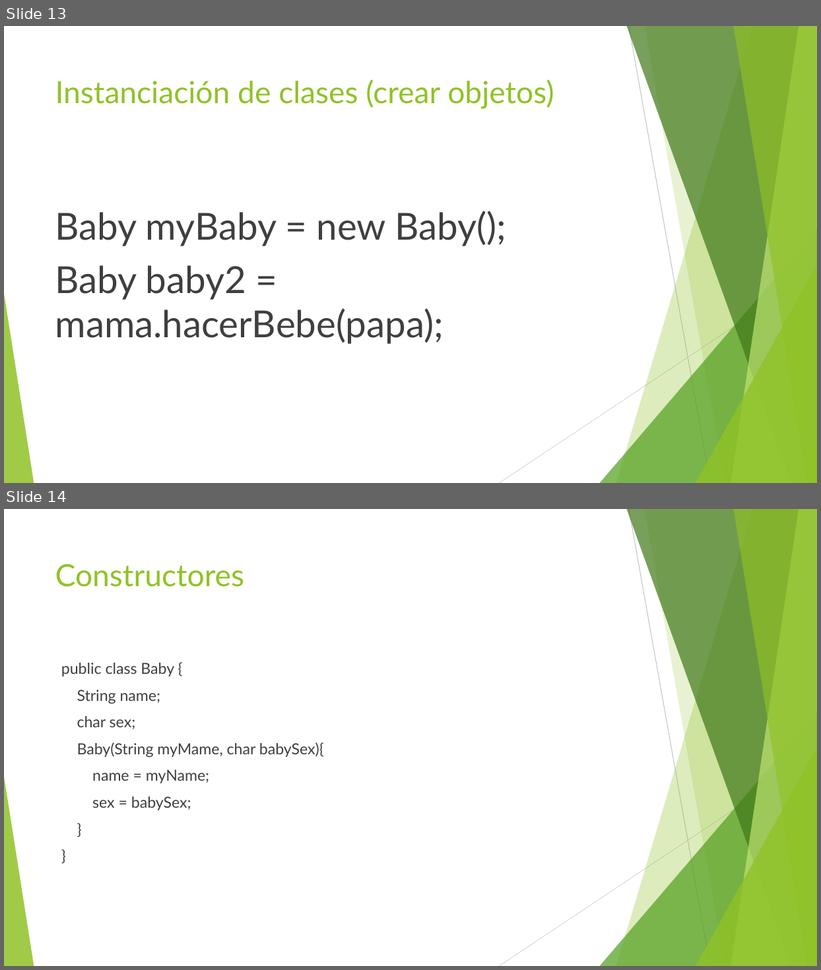
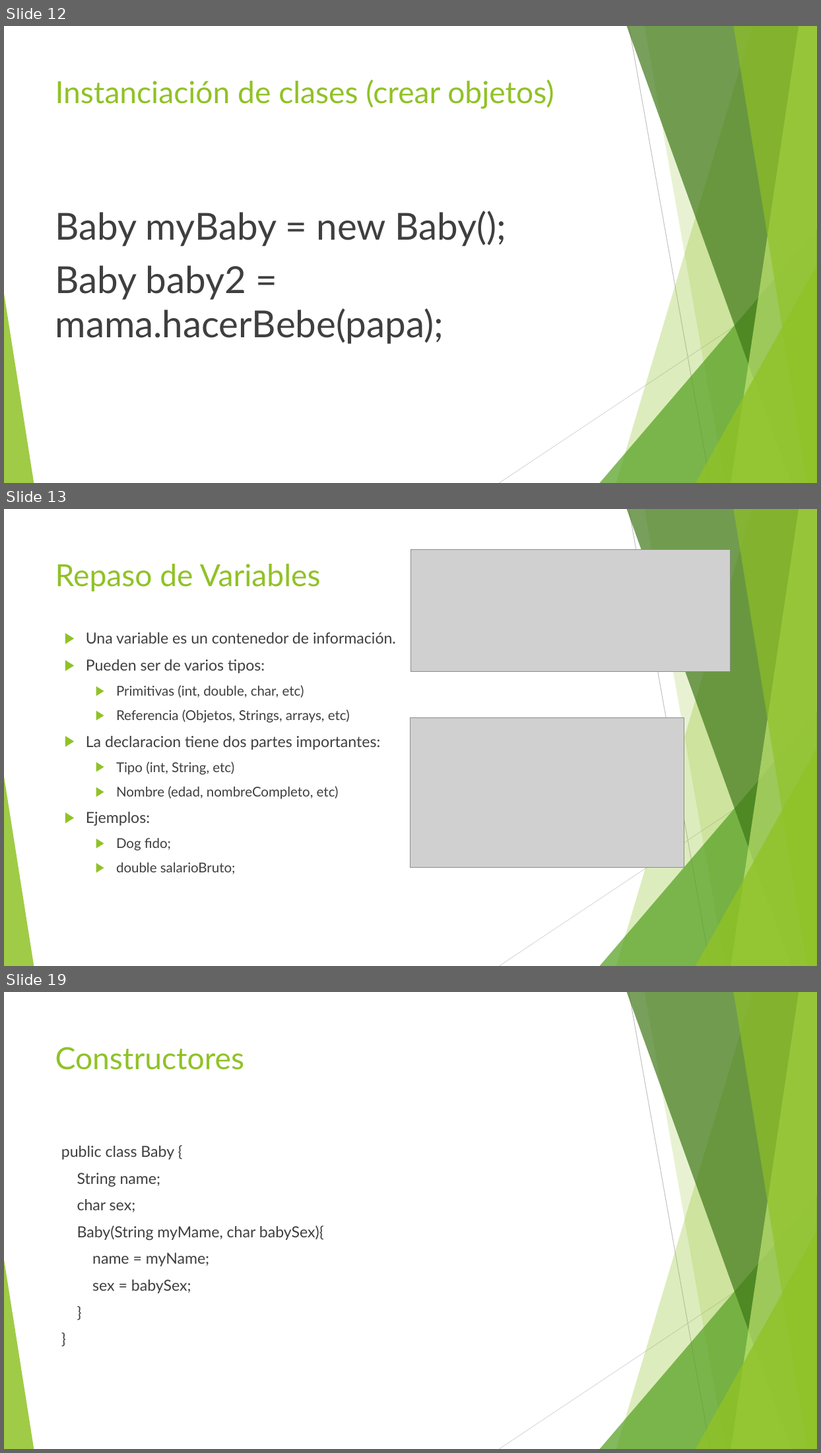
Before and after one commit to jomarnavarro/javaOoBasico, a slide deck: slides/Selenium, Module3.pptx. Shown one above the other, each under a label of ours: slides 13 and 14 before the commit, slides 12, 13 and 19 after it; the slides between them are not shown. The pictures are 821x970 and 821x1453 pixels, drawn with LibreOffice and Linux fonts; fonts in the diff are those of the drawing; grey boxes stand for pictures. Boxes give left, top, right and bottom in pixels: in the first picture for what was removed or moved away, otherwise in the second. Text is boxed around its words. In the diff, an @@ line names an element or a change of style, - is before the commit and + after.

```diff
--- a/slides/Selenium, Module3.pptx
+++ b/slides/Selenium, Module3.pptx
@@ slide 13 added at bbox=[4, 509, 817, 966], background #FFFFFF; not listed: 10 template elements that a slide beside it also shows @@
@@ title added at bbox=[55, 564, 321, 591], 36 pt, text #90C226 @@
+Repaso de Variables
@@ picture added at bbox=[411, 550, 731, 673] @@
@@ text added at bbox=[86, 632, 396, 875], 16 pt, text #3F3F3F @@
+▶ Una variable es un contenedor de información.
+▶ Pueden ser de varios tipos:
+  ▶ Primitivas (int, double, char, etc)
+  ▶ Referencia (Objetos, Strings, arrays, etc)
+▶ La declaracion tiene dos partes importantes:
+  ▶ Tipo (int, String, etc)
+  ▶ Nombre (edad, nombreCompleto, etc)
+▶ Ejemplos:
+  ▶ Dog fido;
+  ▶ double salarioBruto;
@@ picture added at bbox=[411, 718, 684, 868] @@
@@ what was slide 13 is now slide 12 @@
@@ what was slide 14 is now slide 19 @@
```
Also in this commit, not shown: 5 other slides added, 1 slide removed, 20 other files.
